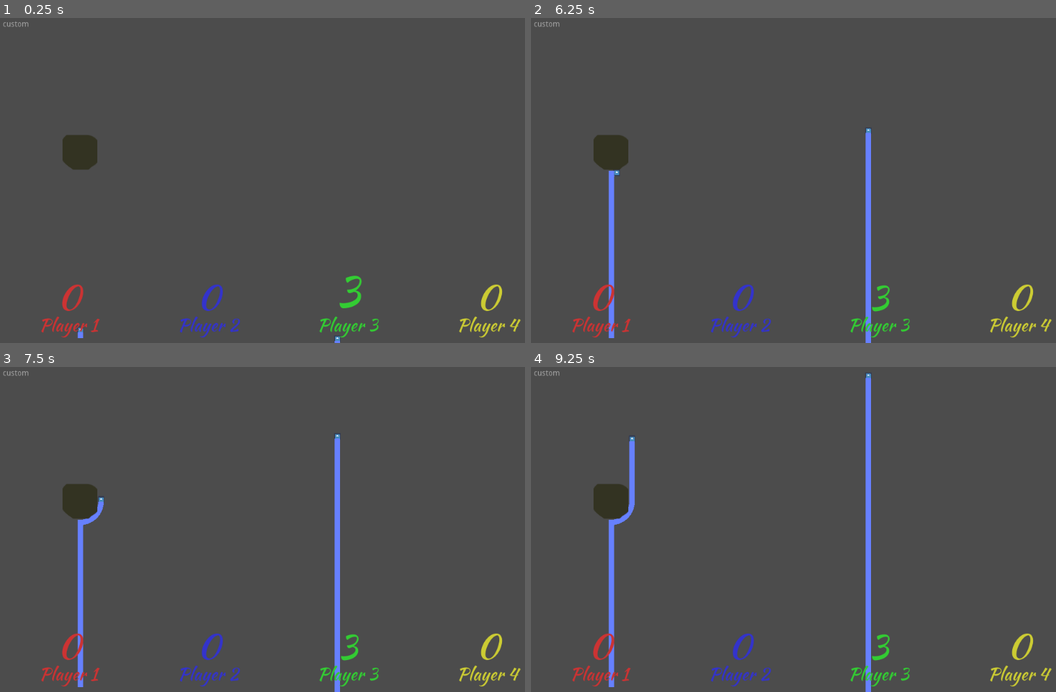
Above: before the commit, frames 1-4 (two rows, left to right).
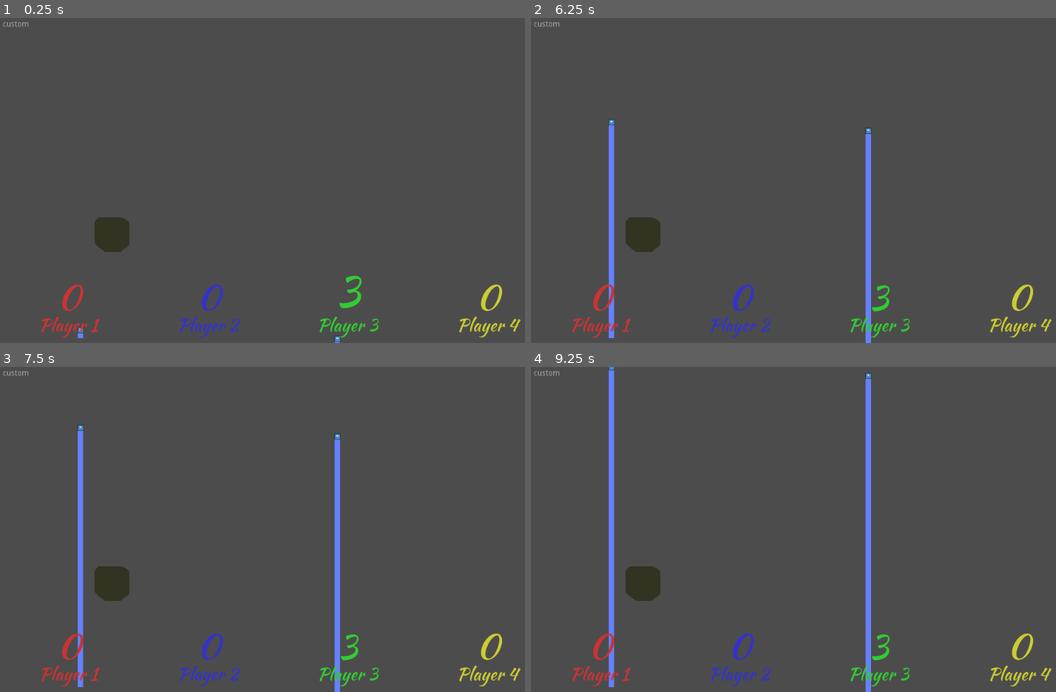
Above: after the commit, the same moments.

Repository: HedgeLizards/GGJ23
Game: Godot game, scene res://scenes/World.tscn
Same seed, same stepped clock (60 frames per second), same inputs: the game is played once before the commit and once after it. The engine's default icon, where the game draws it, is replaced by a stand-in: a white triangle on a blue panel in a dark square.
Inputs:
- Up to frame 1 (0.25 s): no input
- Up to frame 2 (6.25 s): tap Enter at 1.25, 2.75, 4.25 s; tap Space at 2, 3.5, 5 s
- Up to frame 3 (7.5 s): no input
- Up to frame 4 (9.25 s): no input

The runs differ from the first frame. In frame 1, 1.3% of the frame differs, in the area x 11-65%, y 36-100%; in frame 2, 1.4%; in frame 3, 1.6%; in frame 4, 2.1%, in the area x 11-65%, y 0-73%.

Commit message:
return after colliding

Diff:
--- a/scenes/Germ.tscn
+++ b/scenes/Germ.tscn
@@ -9,8 +9,9 @@
 [node name="Germ" type="Node2D"]
 script = ExtResource( 2 )
 
-[node name="Tip" type="KinematicBody2D" parent="."]
-collision_layer = 0
+[node name="Segments" type="Line2D" parent="."]
+
+[node name="Tip" type="Area2D" parent="."]
 
 [node name="Icon" type="Sprite" parent="Tip"]
 scale = Vector2( 0.2, 0.2 )
@@ -19,4 +20,4 @@
 [node name="CollisionShape2D" type="CollisionShape2D" parent="Tip"]
 shape = SubResource( 1 )
 
-[node name="Segments" type="Line2D" parent="."]
+[connection signal="body_entered" from="Tip" to="." method="_on_Tip_body_entered"]
--- a/scenes/World.tscn
+++ b/scenes/World.tscn
@@ -32,4 +32,4 @@
 id = 2
 
 [node name="Stone" parent="." instance=ExtResource( 3 )]
-position = Vector2( 147, 248 )
+position = Vector2( 206, 400 )
--- a/scripts/germ.gd
+++ b/scripts/germ.gd
@@ -1,29 +1,57 @@
 extends Node2D
 
+enum PlayerState {ALIVE, REVIVING}
 
 export var speed = 64
 export var rotation_speed = 1
 var mirror = 1
+var state = PlayerState.ALIVE
+var target_id
+
 
 var id
 func _ready():
 	id = get_parent().id
 
 func _physics_process(delta):
-	var inp = mirror * int(Input.is_action_pressed("right" + str(id))) - int(Input.is_action_pressed("left" + str(id)))
-	$Tip.rotation += inp * delta * rotation_speed
+	if state == PlayerState.ALIVE:
+		var inp = mirror * int(Input.is_action_pressed("right" + str(id))) - int(Input.is_action_pressed("left" + str(id)))
+		$Tip.rotation += inp * delta * rotation_speed
 
-	var vel = Vector2(0, -speed).rotated($Tip.rotation)
+		var vel = Vector2(0, -speed).rotated($Tip.rotation)
 
-	$Tip.move_and_slide(vel)
+		$Tip.position += vel * delta
 
-	if $Segments.get_point_count() == 0 || $Tip.position.distance_to($Segments.get_point_position($Segments.get_point_count() - 1)) > 5:
-		$Segments.add_point($Tip.position)
+		if $Segments.get_point_count() == 0 || $Tip.position.distance_to($Segments.get_point_position($Segments.get_point_count() - 1)) > 5:
+			$Segments.add_point($Tip.position)
+	elif state == PlayerState.REVIVING:
+		#var vel = Vector2(0, -speed).rotated($Tip.rotation + PI * 2)
+		var d = speed * delta
+		var target = $Segments.get_point_position(target_id)
+		while target_id > 0 && d > $Tip.position.distance_to(target):
+			d -= $Tip.position.distance_to(target)
+			$Tip.position = target
+			target_id -= 1
+			target = $Segments.get_point_position(target_id)
+		$Tip.position = $Tip.position.move_toward(target, d)
+		$Tip.rotation = target.angle_to($Tip.position)
+
+
+
 
 func _input(event):
-	if Input.is_action_just_pressed("power"+str(id)):
+	if false and Input.is_action_just_pressed("power"+str(id)):
 		var newGerm = self.duplicate()
 		newGerm.mirror = -mirror
 		$Tip.rotation += 0.1
 		newGerm.get_node("Tip").rotation -= 0.1
 		get_parent().add_child(newGerm)
+
+
+
+func collide():
+	state = PlayerState.REVIVING
+	target_id = $Segments.get_point_count() - 1
+
+func _on_Tip_body_entered(body):
+	collide()
Not shown, changed: export_presets.cfg
Not shown, changed: .github/workflows/export_godot_files.yml
